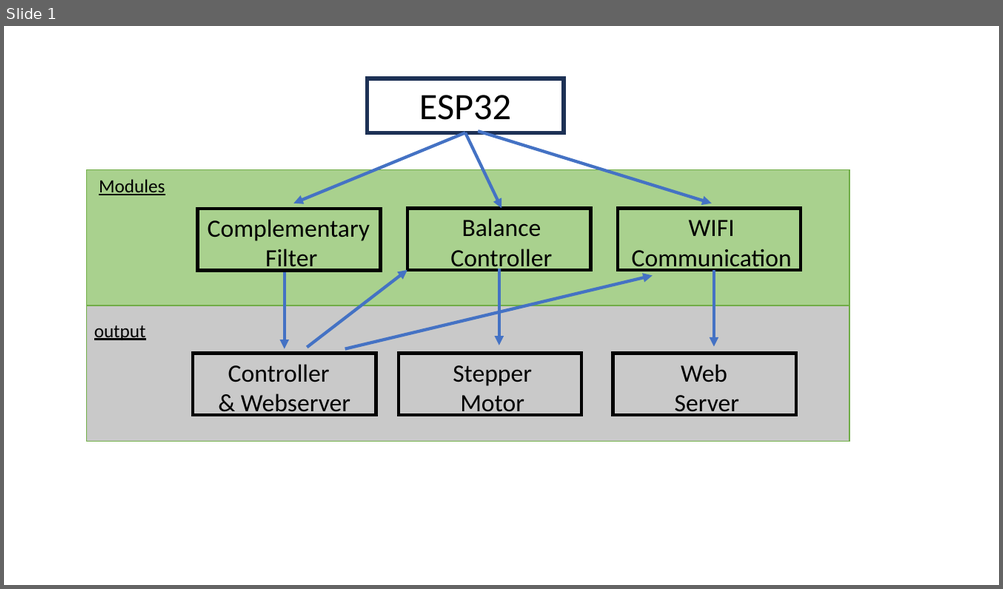
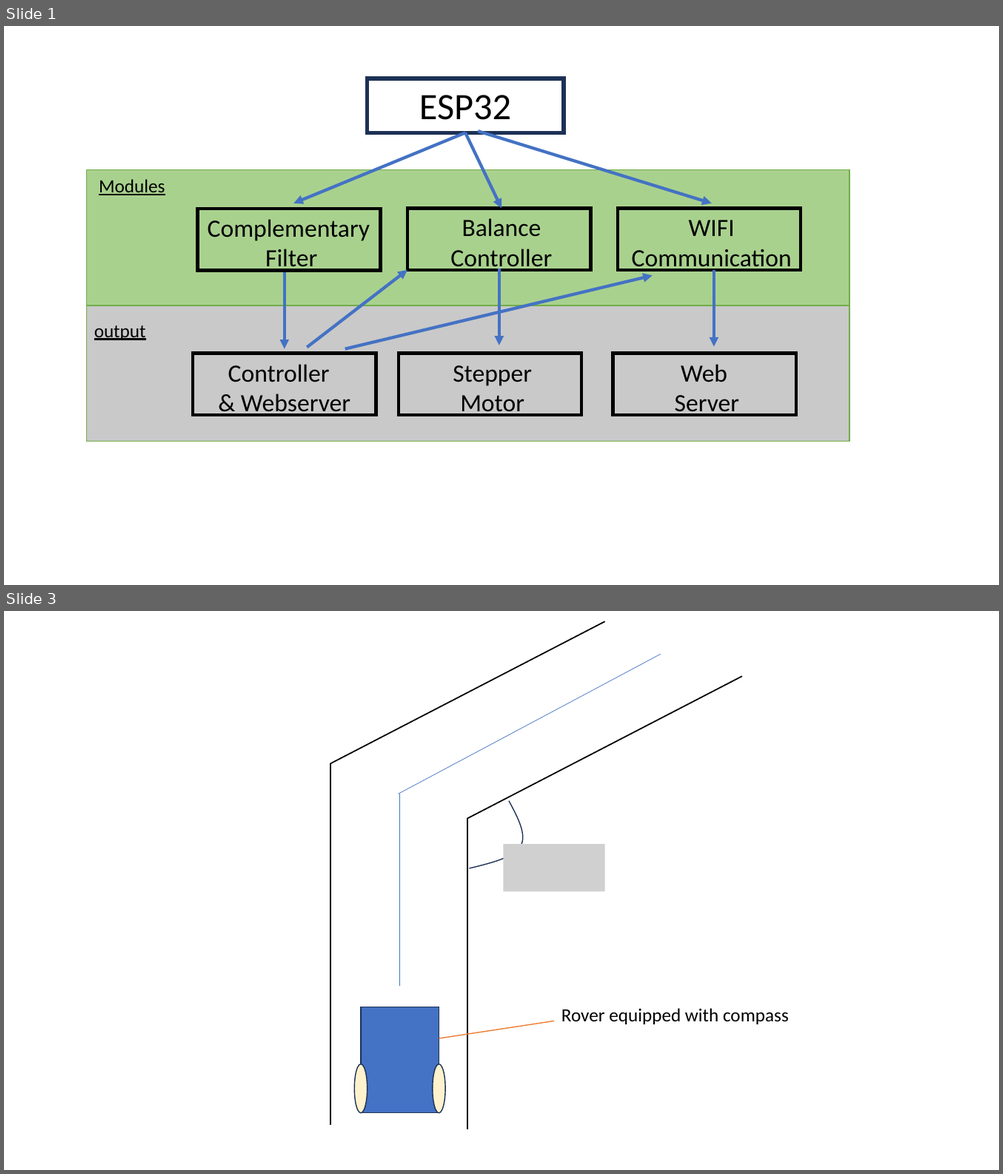
Before and after one commit to clemenkok/BalanceBug, a slide deck: report/report diagrams.pptx. Shown one above the other, each under a label of ours: slide 1 before the commit, slides 1 and 3 after it; the slides between them are not shown. The pictures are 1003x589 and 1003x1174 pixels, drawn with LibreOffice and Linux fonts; fonts in the diff are those of the drawing; grey boxes stand for pictures. Boxes give left, top, right and bottom in pixels: in the first picture for what was removed or moved away, otherwise in the second. Text is boxed around its words. In the diff, an @@ line names an element or a change of style, - is before the commit and + after.

```diff
--- a/report/report diagrams.pptx
+++ b/report/report diagrams.pptx
@@ slide 3 added at bbox=[4, 611, 999, 1170], background #FFFFFF @@
@@ line added from (331, 764) to (605, 621), #000000 1.25 pt @@
@@ line added from (398, 794) to (660, 654), #4472C4 0.5 pt @@
@@ line added from (467, 818) to (742, 677), #000000 1.25 pt @@
@@ line added from (331, 764) to (331, 1125), #000000 1.25 pt @@
@@ line added from (399, 794) to (399, 986), #4472C4 0.5 pt @@
@@ freeform shape added at bbox=[469, 801, 523, 869], outline #1E3256 1 pt @@
@@ line added from (467, 818) to (467, 1130), #000000 1.25 pt @@
@@ picture added at bbox=[504, 845, 605, 892] @@
@@ rectangle added at bbox=[361, 1007, 439, 1113], fill #4472C4, outline #1E3256 1 pt @@
@@ text added at bbox=[561, 1008, 788, 1025], 18 pt, text #000000 @@
+Rover equipped with compass
@@ line added from (439, 1039) to (554, 1022), #ED7D31 1 pt @@
@@ ellipse added at bbox=[355, 1065, 367, 1114], fill #FFF2CC, outline #1E3256 1 pt @@
@@ ellipse added at bbox=[432, 1065, 445, 1114], fill #FFF2CC, outline #1E3256 1 pt @@
```
Also in this commit, not shown: 1 slide changed, 1 slide removed, 4 other files.
